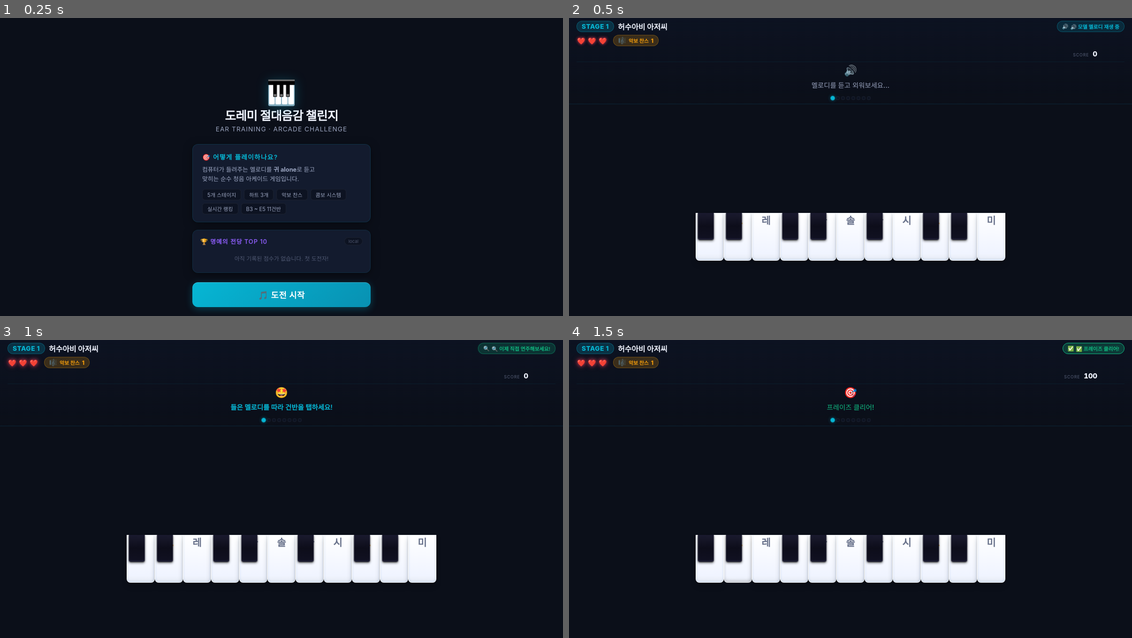
Above: before the commit, frames 1-4 (two rows, left to right).
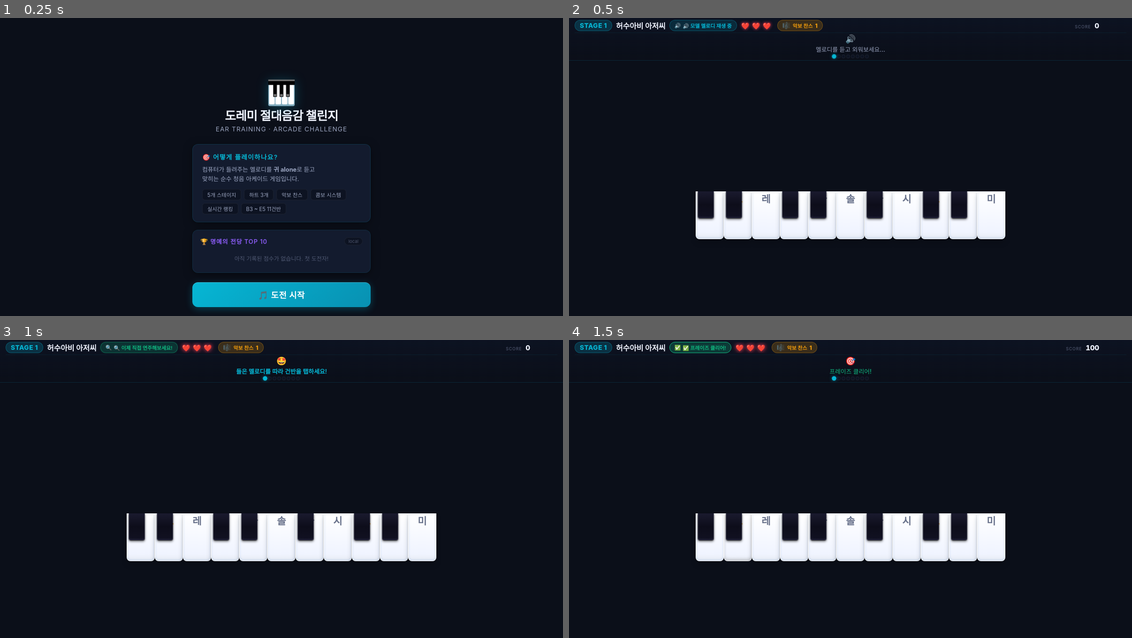
Above: after the commit, the same moments.

Repository: edu25d/game
Game: browser game, page index.html
Two runs of this game, one before a commit and one after it. Both use one fixed random seed, a clock stepped at 60 frames per second and the inputs below.
Inputs:
- Up to frame 1 (0.25 s): no input
- Up to frame 2 (0.5 s): click "🎵 도전 시작" at 0.27 s
- Up to frame 3 (1 s): no input
- Up to frame 4 (1.5 s): hold A from 1.03 s (still down)

Frame 1 is identical in both runs. In frame 2, 11% of the frame differs, in the area x 0-100%, y 0-82%; in frame 3, 12%; in frame 4, 11%.

Commit message:
HUD 압축: hud-top/mid/right를 hud-main 1단으로 통합, hud-bottom/상태메시지/프레이즈점/건반 padding 축소 → 건반 영역 3/5 이상 확보

Diff:
--- a/index.html
+++ b/index.html
@@ -63,33 +63,35 @@
 
     <!-- ===== 인게임 화면 ===== -->
     <div id="game-view" class="view">
-      <!-- HUD (상단: 스트림라인 요소 + 하단: 상태 메시지/프레이즈 진행) -->
+      <!-- HUD: 상단 스트림라인(1단) + 하단 상태/프레이즈 진행(2단) -->
       <div class="game-hud">
-        <div class="hud-top">
-          <div id="stage-chip" class="stage-chip">
-            <span class="stage-num">STAGE 1</span>
+        <div class="hud-main">
+          <div class="hud-top">
+            <div id="stage-chip" class="stage-chip">
+              <span class="stage-num">STAGE 1</span>
+            </div>
+            <div id="song-title" class="song-title">허수아비 아저씨</div>
+            <div id="listening-badge" class="listening-badge listening">
+              <span>👂</span> <span>소리 청음 중</span>
+            </div>
           </div>
-          <div id="song-title" class="song-title">허수아비 아저씨</div>
-          <div id="listening-badge" class="listening-badge listening">
-            <span>👂</span> <span>소리 청음 중</span>
+          <div class="hud-mid">
+            <div id="heart-slots" class="heart-slots"></div>
+            <button id="chance-btn" class="chance-btn" disabled>
+              <span class="chance-icon">🎼</span>
+              악보 찬스
+              <span class="chance-count" id="chance-count">1</span>
+            </button>
           </div>
-        </div>
-        <div class="hud-mid">
-          <div id="heart-slots" class="heart-slots"></div>
-          <button id="chance-btn" class="chance-btn" disabled>
-            <span class="chance-icon">🎼</span>
-            악보 찬스
-            <span class="chance-count" id="chance-count">1</span>
-          </button>
-        </div>
-        <div class="hud-right">
-          <div id="score-display" class="score-display">
-            <span class="score-label">SCORE</span>
-            <span id="score-value">0</span>
-          </div>
-          <div id="combo-chip" class="combo-chip">
-            <span class="combo-num" id="combo-value">x1</span>
-            <span class="combo-fire">🔥</span>
+          <div class="hud-right">
+            <div id="score-display" class="score-display">
+              <span class="score-label">SCORE</span>
+              <span id="score-value">0</span>
+            </div>
+            <div id="combo-chip" class="combo-chip">
+              <span class="combo-num" id="combo-value">x1</span>
+              <span class="combo-fire">🔥</span>
+            </div>
           </div>
         </div>
         <div class="hud-bottom">
--- a/style.css
+++ b/style.css
@@ -392,25 +392,35 @@
   gap: 0;
 }
 
-/* ── HUD (상단 18%) — 스트림라인 요소 + 하단 상태/프레이즈 진행 ─── */
+/* ── HUD — 상단 1단 스트림라인 + 하단 2단 상태/프레이즈 진행 ─── */
 .game-hud {
   display: flex;
   flex-direction: column;
-  gap: 6px;
-  padding: 6px 16px 8px;
+  gap: 3px;
+  padding: 4px 12px 4px;
   background: linear-gradient(180deg, rgba(13, 19, 34, 0.95) 0%, rgba(11, 15, 25, 0.7) 100%);
   border-bottom: 1px solid rgba(6, 182, 212, 0.12);
   flex-shrink: 0;
   overflow: hidden;
 }
 
-/* HUD 하단: 상태 메시지 + 프레이즈 진행 점 */
+/* HUD 상단: STAGE + 곡명 + 뱃지 + 하트·찬스 + 점수·콤보 (1단 통합) */
+.hud-main {
+  display: flex;
+  flex-direction: row;
+  align-items: center;
+  gap: 8px;
+  flex-wrap: nowrap;
+  overflow: hidden;
+}
+
+/* HUD 하단: 상태 메시지 + 프레이즈 진행 점 (2단, 높이 최소화) */
 .hud-bottom {
   display: flex;
   flex-direction: column;
   align-items: center;
-  gap: 4px;
-  padding-top: 4px;
+  gap: 2px;
+  padding-top: 2px;
   border-top: 1px solid rgba(6, 182, 212, 0.08);
   flex-shrink: 0;
 }
@@ -665,7 +675,7 @@
 }
 
 .state-message {
-  font-size: 0.9rem;
+  font-size: 0.8rem;
   font-weight: 500;
   color: var(--text-secondary);
   text-align: center;
@@ -673,9 +683,9 @@
 }
 
 .state-message .emoji {
-  font-size: 1.4rem;
+  font-size: 1.1rem;
   display: block;
-  margin-bottom: 6px;
+  margin-bottom: 2px;
 }
 
 .state-message.instruction {
@@ -699,8 +709,7 @@
 /* 멜로디 진행 표시 (프레이즈 프래그먼트 바) */
 .phrase-progress {
   display: flex;
-  gap: 3px;
-  margin-top: 10px;
+  gap: 2px;
   flex-wrap: wrap;
   justify-content: center;
 }
@@ -732,7 +741,7 @@
   animation: shake 0.3s ease;
 }
 
-/* ── 건반 영역 (82%) ─────────────────────────────────────────────── */
+/* ── 건반 영역 (가용 공간 최대한 사용) ─────────────────────────────── */
 .keyboard-section {
   flex: 1;
   min-height: 0;
@@ -740,7 +749,7 @@
   flex-direction: column;
   align-items: center;
   justify-content: center;
-  padding: 4px 12px;
+  padding: 2px 8px;
   position: relative;
 }
 
